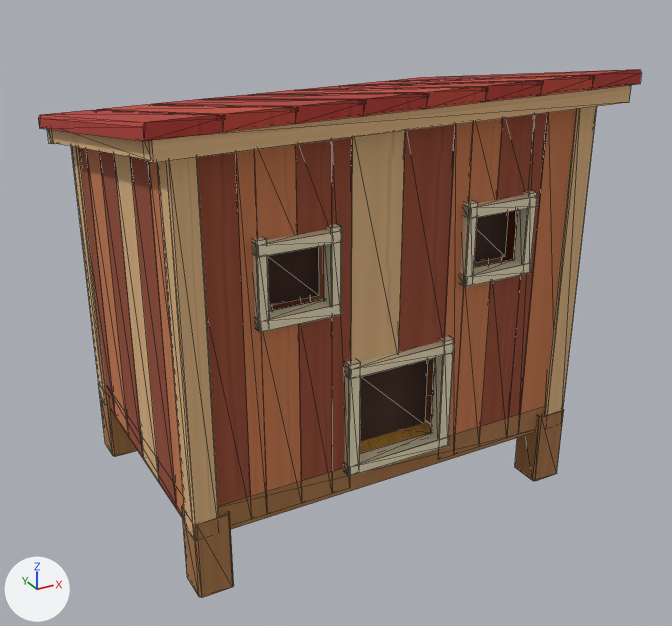
The glTF model assets/dynamic_farm/chicken_yard/BD-05A.glb as it was, and as the next commit left it.
Camera for both pictures: a 50 mm lens placed at (-1.82, -3.41, 2.46), pointed at (0.02, -0.08, 0.79). The lights are fixed; the arrows at lower left show +X, +Y and +Z. The picture after the commit comes second. Mesh edges are drawn as thin lines. Vertices at exactly the same position are counted once.

The first picture shows 'BD-05A'.
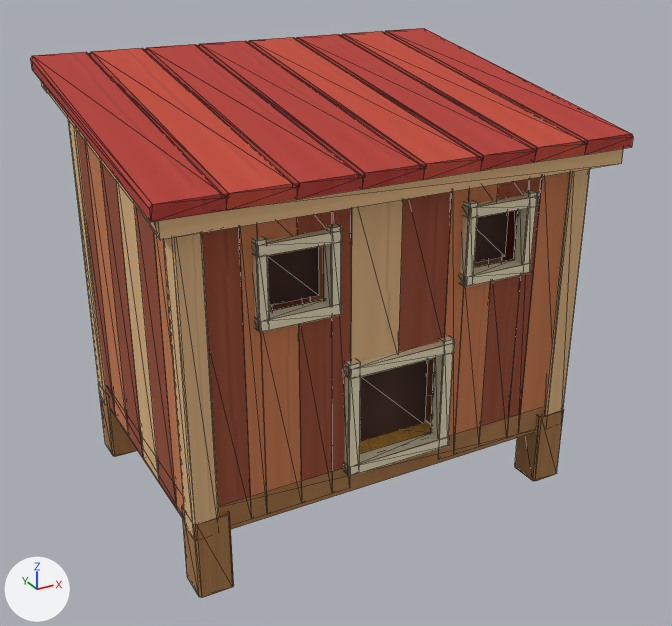
Boxes (x1, y1, x2, y2) around the edits, measured in the pictures (672 x 626 px; the box of a moved part takes in the faces that stretch with it):
'BD-05A', reshaped (8% taller): before (38, 69, 642, 598); after (31, 28, 633, 598)
part 1 of me_bd_05a_mesh, moved or reshaped (mostly hidden): before (47, 129, 56, 144); after (41, 82, 48, 93)
part 2 of me_bd_05a_mesh, moved or reshaped: before (143, 85, 631, 163); after (150, 148, 624, 240)
part 3 of me_bd_05a_mesh, moved or reshaped: before (38, 69, 642, 141); after (31, 28, 633, 222)
part 4 of me_bd_05a_mesh, moved or reshaped (not visible before): after (88, 53, 227, 197)
part 5 of me_bd_05a_mesh, moved or reshaped (not visible before): after (144, 49, 298, 186)
part 6 of me_bd_05a_mesh, moved or reshaped (not visible before): after (197, 45, 364, 176)
part 7 of me_bd_05a_mesh, moved or reshaped (not visible before): after (247, 41, 425, 167)
part 8 of me_bd_05a_mesh, moved or reshaped (not visible before): after (296, 38, 482, 158)
part 9 of me_bd_05a_mesh, moved or reshaped (not visible before): after (342, 35, 536, 150)
part 10 of me_bd_05a_mesh, moved or reshaped (not visible before): after (385, 32, 586, 143)
part 11 of me_bd_05a_mesh, moved or reshaped: before (52, 106, 597, 540); after (47, 89, 590, 540)

The edits, one by one:
me_bd_05a_mesh has 820 vertices, 1368 faces and spans x -1.0..1.0, y -0.75..0.75, z 0.0..1.88.
me_bd_05a_mesh is used by ob_bd_05a; location (0.0, 0.0, 0.0).
me_bd_05a_mesh part 1: the loose piece of 8 vertices spanning x -0.97..0.97, y 0.64..0.74, z 1.5..1.59 is turned 11.7 degrees about the x axis through its middle, then moved by (0.0, 0.0, 0.23).
me_bd_05a_mesh part 2: the loose piece of 8 vertices spanning x -0.97..0.97, y -0.74..-0.64, z 1.73..1.82 is turned 11.7 degrees about the x axis through its middle, then moved by (0.0, 0.0, -0.23).
me_bd_05a_mesh part 3: the loose piece of 68 vertices spanning x -1.0..1.0, y -0.75..0.75, z 1.57..1.88 is turned 18.9 degrees about the x axis through its middle.
me_bd_05a_mesh part 4: the loose piece of 8 vertices spanning x -0.76..-0.74, y -0.75..0.75, z 1.61..1.87 is turned 18.9 degrees about the x axis through its middle.
me_bd_05a_mesh part 5: the loose piece of 8 vertices spanning x -0.51..-0.49, y -0.75..0.75, z 1.61..1.87 is turned 18.9 degrees about the x axis through its middle.
me_bd_05a_mesh part 6: the loose piece of 8 vertices spanning x -0.26..-0.24, y -0.75..0.75, z 1.61..1.87 is turned 18.9 degrees about the x axis through its middle.
me_bd_05a_mesh part 7: the loose piece of 8 vertices spanning x -0.01..0.01, y -0.75..0.75, z 1.61..1.87 is turned 18.9 degrees about the x axis through its middle.
me_bd_05a_mesh part 8: the loose piece of 8 vertices spanning x 0.24..0.26, y -0.75..0.75, z 1.61..1.87 is turned 18.9 degrees about the x axis through its middle.
me_bd_05a_mesh part 9: the loose piece of 8 vertices spanning x 0.49..0.51, y -0.75..0.75, z 1.61..1.87 is turned 18.9 degrees about the x axis through its middle.
me_bd_05a_mesh part 10: the loose piece of 8 vertices spanning x 0.74..0.76, y -0.75..0.75, z 1.61..1.87 is turned 18.9 degrees about the x axis through its middle.
me_bd_05a_mesh part 11: 176 of 820 vertices moved; they spanned x -0.97..0.97, y -0.7..0.7, z 1.51..1.82 and now span x -0.97..0.97, y -0.7..0.7, z 1.51..1.82; mean shift (0.0, 0.0, -0.03); largest move (-0.97, 0.7, 1.51) -> (-0.97, 0.7, 1.75).
